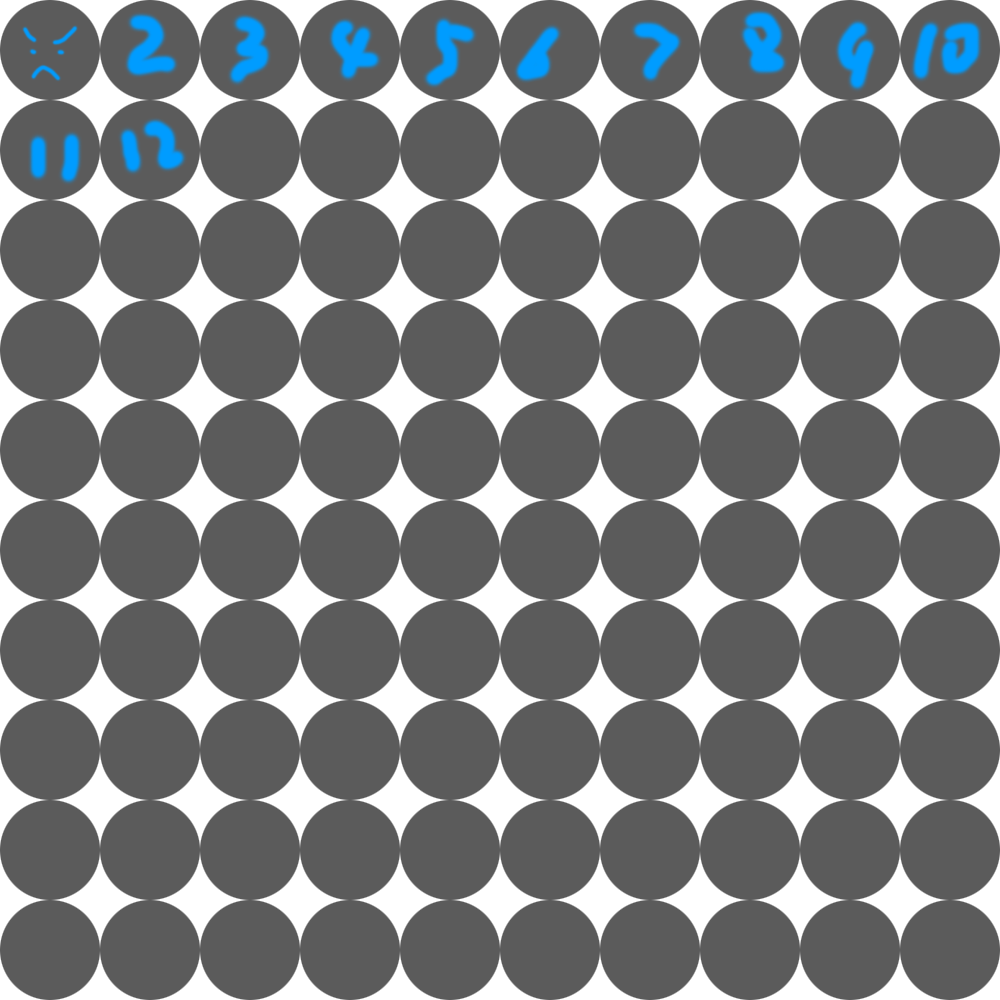
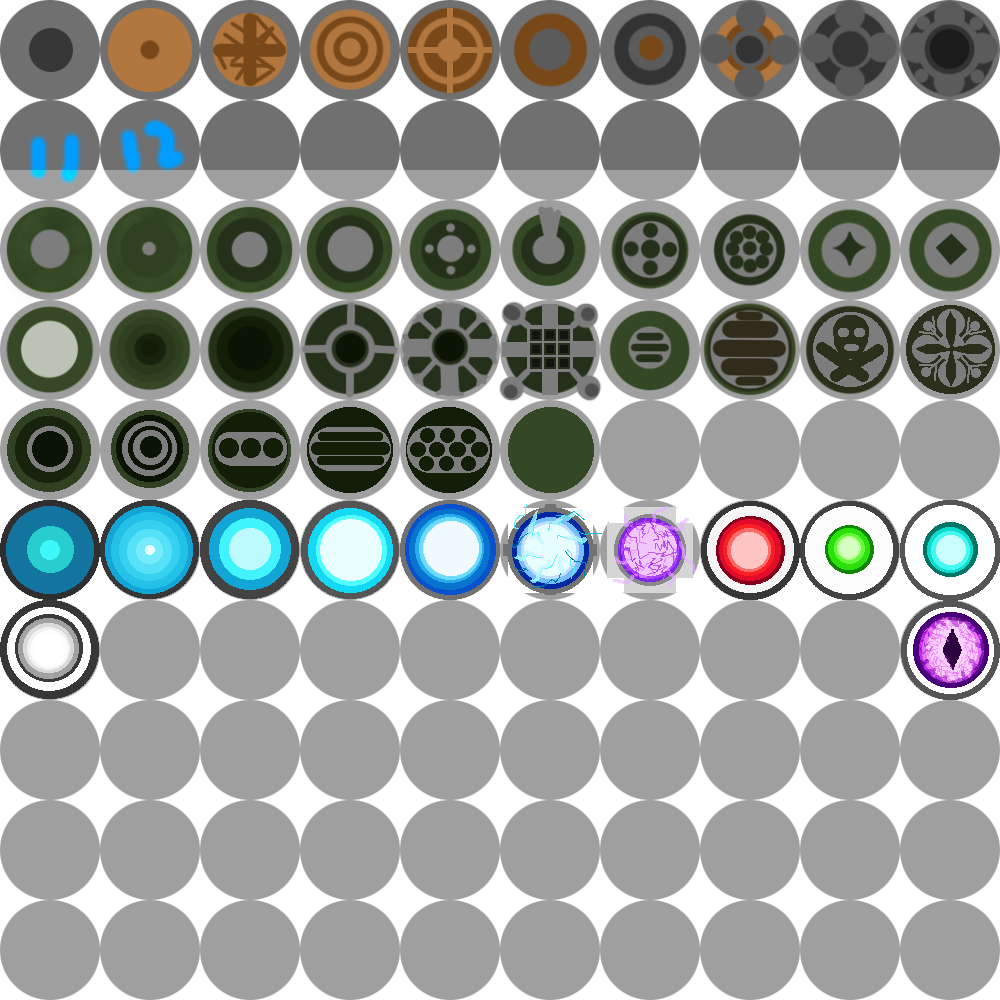
Before/after of a 1000px x 1000px layered artwork. What changed in the layer stack:
renamed "表面" to "图层 4 拷贝 5", painted on it over 0, 0, 1000, 700
painted on "图层 2 拷贝 11" (in "蛋子底部") over 0, 0, 1000, 1000
removed layer "图层 2 拷贝 11" (2nd of 20, in "蛋子底部") from group "蛋子底部" over 600, 900, 700, 1000
removed layer "图层 2 拷贝 11" (3rd of 20, in "蛋子底部") from group "蛋子底部" over 500, 900, 600, 1000
removed layer "图层 2 拷贝 11" (4th of 20, in "蛋子底部") from group "蛋子底部" over 400, 900, 500, 1000
removed layer "图层 2 拷贝 11" (5th of 20, in "蛋子底部") from group "蛋子底部" over 800, 900, 900, 1000
removed layer "图层 2 拷贝 11" (6th of 20, in "蛋子底部") from group "蛋子底部" over 700, 900, 800, 1000
removed layer "图层 2 拷贝 11" (7th of 20, in "蛋子底部") from group "蛋子底部" over 200, 900, 300, 1000
removed layer "图层 2 拷贝 11" (8th of 20, in "蛋子底部") from group "蛋子底部" over 100, 900, 200, 1000
removed layer "图层 2 拷贝 11" (9th of 20, in "蛋子底部") from group "蛋子底部" over 0, 900, 100, 1000
removed layer "图层 2 拷贝 11" (10th of 20, in "蛋子底部") from group "蛋子底部" over 300, 800, 400, 900
removed layer "图层 2 拷贝 11" (11th of 20, in "蛋子底部") from group "蛋子底部" over 600, 800, 700, 900
removed layer "图层 2 拷贝 11" (12th of 20, in "蛋子底部") from group "蛋子底部" over 500, 800, 600, 900
removed layer "图层 2 拷贝 11" (13th of 20, in "蛋子底部") from group "蛋子底部" over 400, 800, 500, 900
removed layer "图层 2 拷贝 11" (14th of 20, in "蛋子底部") from group "蛋子底部" over 800, 800, 900, 900
removed layer "图层 2 拷贝 11" (15th of 20, in "蛋子底部") from group "蛋子底部" over 700, 800, 800, 900
removed layer "图层 2 拷贝 11" (16th of 20, in "蛋子底部") from group "蛋子底部" over 200, 800, 300, 900
removed layer "图层 2 拷贝 11" (17th of 20, in "蛋子底部") from group "蛋子底部" over 100, 800, 200, 900
removed layer "图层 2 拷贝 11" (18th of 20, in "蛋子底部") from group "蛋子底部" over 900, 900, 1000, 1000
removed layer "图层 2 拷贝 11" (19th of 20, in "蛋子底部") from group "蛋子底部" over 900, 800, 1000, 900
…and 81 more changes (81 removed)
